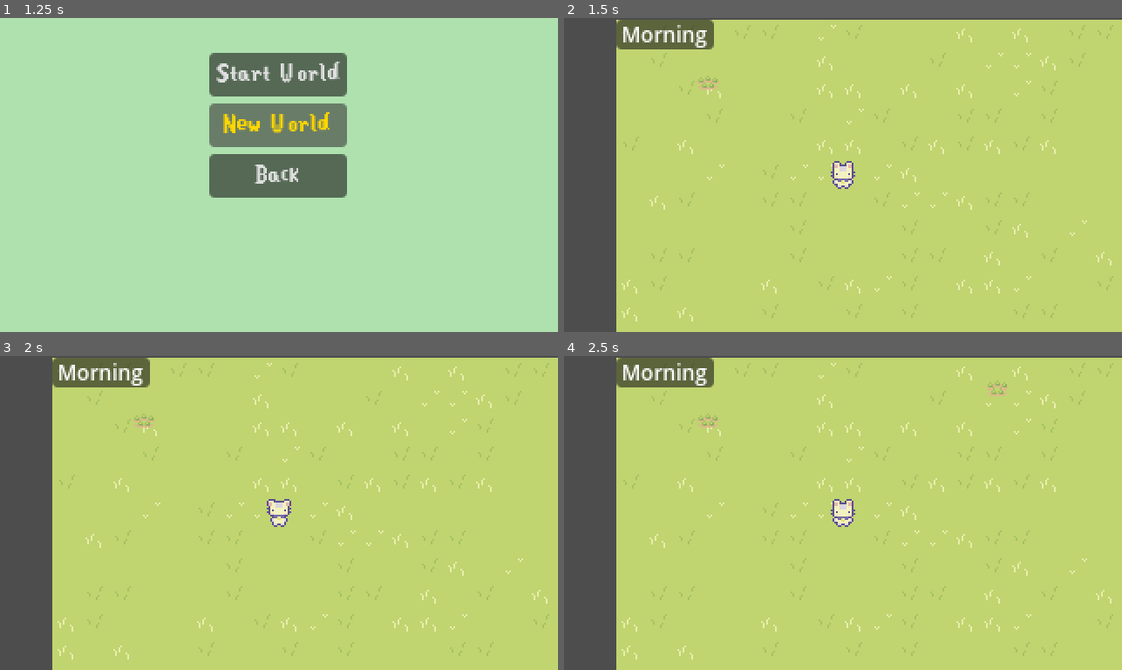
Above: before the commit, frames 1-4 (two rows, left to right).
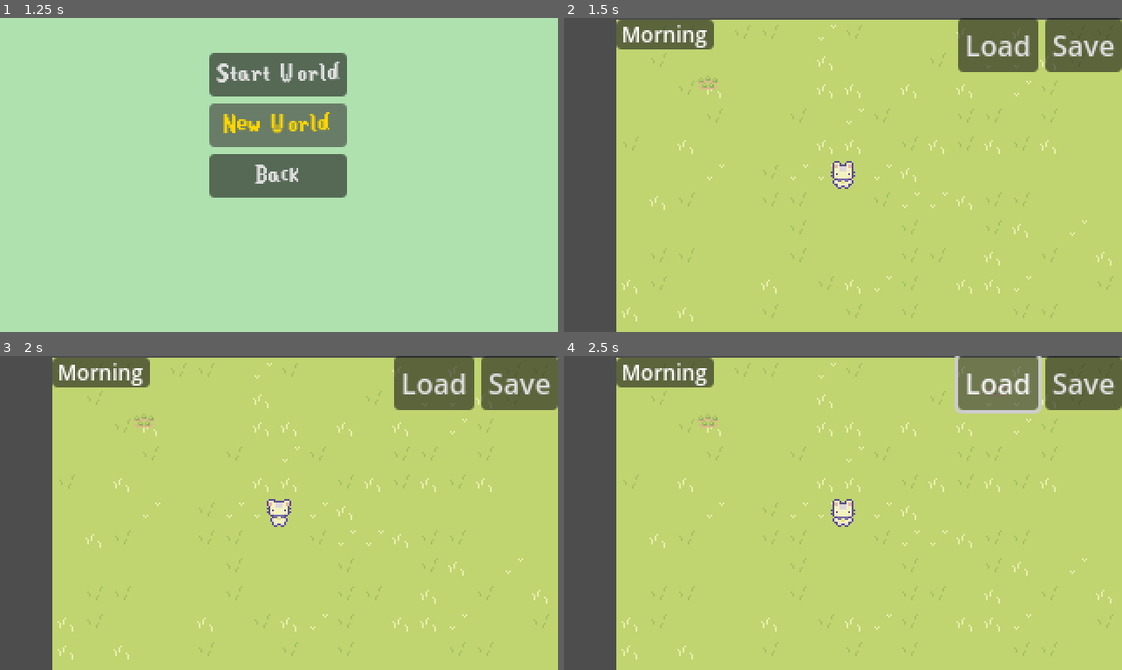
Above: after the commit, the same moments.

Repository: egd3025/everbloom
Game: Godot game, scene res://menus/start_menu.tscn
Same seed, same stepped clock (60 frames per second), same inputs: the game is played once before the commit and once after it.
Inputs (mouse positions are in pixels of both pictures, inside the frame that each line leads up to):
- Up to frame 1 (1.25 s): click "Start" at 0.5 s
- Up to frame 2 (1.5 s): click "Start World" at 1.25 s
- Up to frame 3 (2 s): no input
- Up to frame 4 (2.5 s): click (999, 384) at 2 s, where only the run after the commit has a clickable "Load"

Frame 1 is identical in both runs. In frame 2, 4.8% of the frame differs, in the area x 70-100%, y 0-18%; in frame 3, 4.8%; in frame 4, 5.1%, in the area x 70-100%, y 0-19%.

Commit message:
world scene test load and save
added to the world scene test load and save buttons for testing

Diff:
--- a/EverBloom/World/world.tscn
+++ b/EverBloom/World/world.tscn
@@ -8,6 +8,7 @@
 [ext_resource type="Resource" uid="uid://dsa4i547iaexd" path="res://Inventory/player_inv.tres" id="5_bvxdf"]
 [ext_resource type="PackedScene" uid="uid://byhgnas87o1gb" path="res://Plants/Plant.tscn" id="6_sfo2u"]
 [ext_resource type="Script" path="res://World/DayTimer.gd" id="7_qxuh3"]
+[ext_resource type="Script" path="res://load and save/saver_loader.gd" id="8_86fwg"]
 
 [sub_resource type="CapsuleShape2D" id="CapsuleShape2D_cplsi"]
 radius = 4.0
@@ -182,4 +183,26 @@
 
 [node name="CanvasLayer" type="CanvasLayer" parent="."]
 
+[node name="MarginContainer" type="MarginContainer" parent="CanvasLayer"]
+anchors_preset = 1
+anchor_left = 1.0
+anchor_right = 1.0
+offset_left = -94.0
+offset_bottom = 31.0
+grow_horizontal = 0
+script = ExtResource("8_86fwg")
+
+[node name="HBoxContainer" type="HBoxContainer" parent="CanvasLayer/MarginContainer"]
+layout_mode = 2
+size_flags_vertical = 0
+alignment = 1
+
+[node name="savebtn" type="Button" parent="CanvasLayer/MarginContainer/HBoxContainer"]
+layout_mode = 2
+text = "Load"
+
+[node name="loadbtn" type="Button" parent="CanvasLayer/MarginContainer/HBoxContainer"]
+layout_mode = 2
+text = "Save"
+
 [connection signal="timeout" from="Panel/Timer" to="Panel" method="_on_timer_timeout"]
Not shown: 1 places in EverBloom/World/world.tscn that only renumber resources
